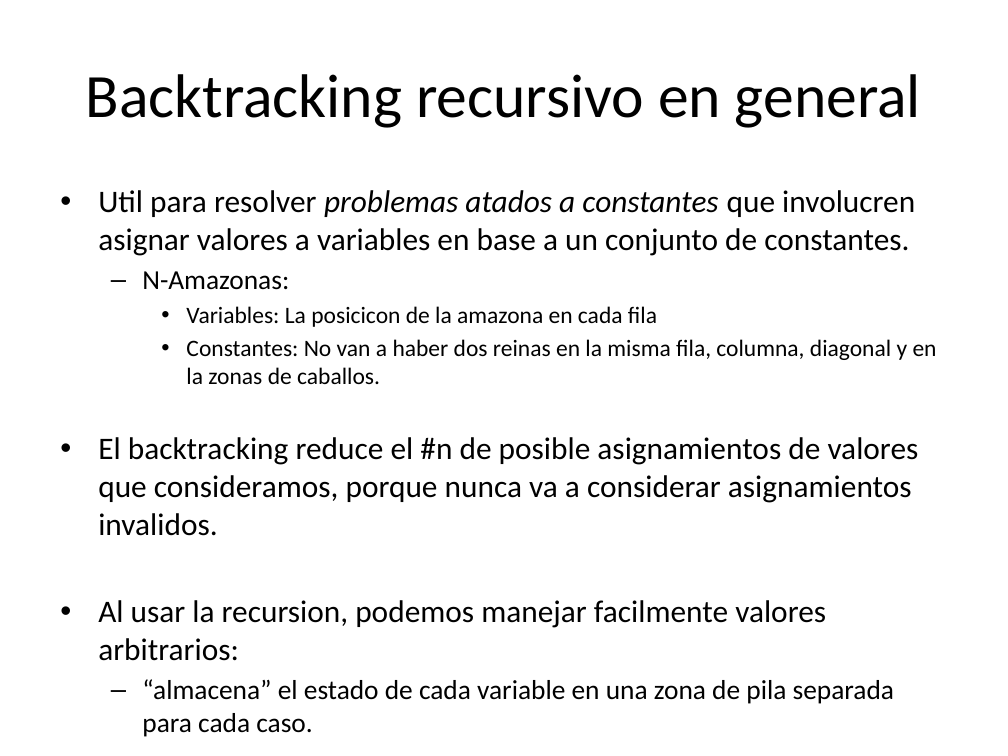
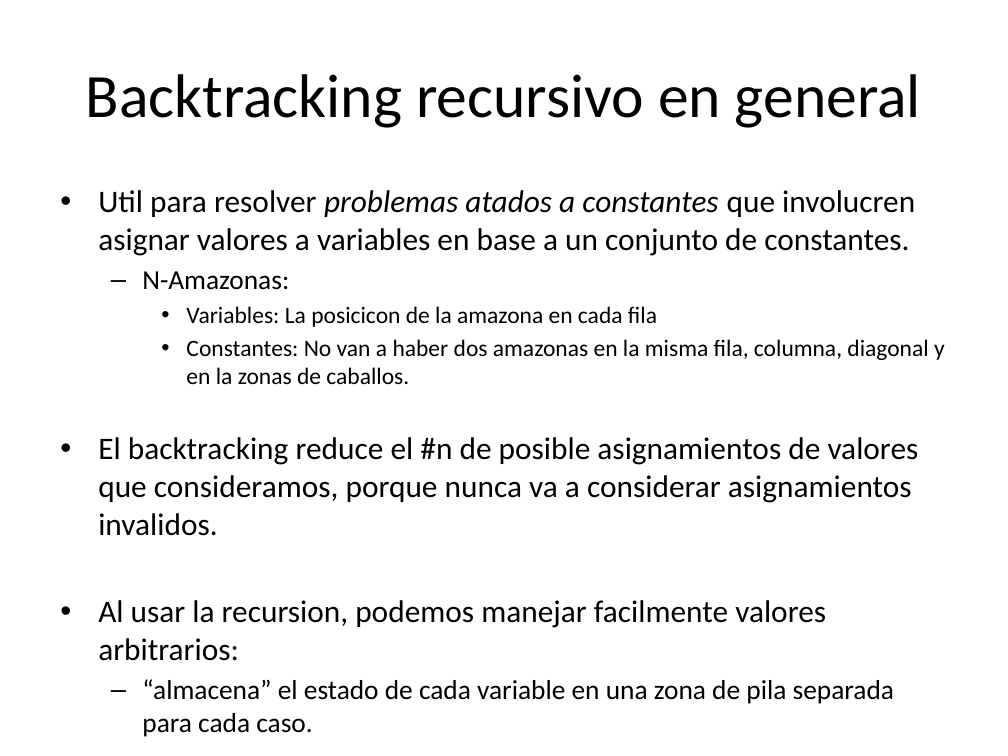
Before and after one commit to LouisKeyl/n-amazonas, a slide deck: slide 28 of Presentation_final.pptx. Drawn at 1008x756 pixels with LibreOffice and Linux fonts; fonts in the diff are those of the drawing. Boxes give left, top, right and bottom in pixels: in the first picture for what was removed or moved away, otherwise in the second. Text is boxed around its words. In the diff, an @@ line names an element or a change of style, - is before the commit and + after.

```diff
--- a/Presentation_final.pptx
+++ b/Presentation_final.pptx
@@ text at (x1=186, y1=339, x2=945, y2=384): text changed @@
-    • Constantes: No van a haber dos reinas en la misma fila, columna, diagonal y en la zonas de caballos.
+    • Constantes: No van a haber dos amazonas en la misma fila, columna, diagonal y en la zonas de caballos.
```
Also in this commit, not shown: 1 other file.
